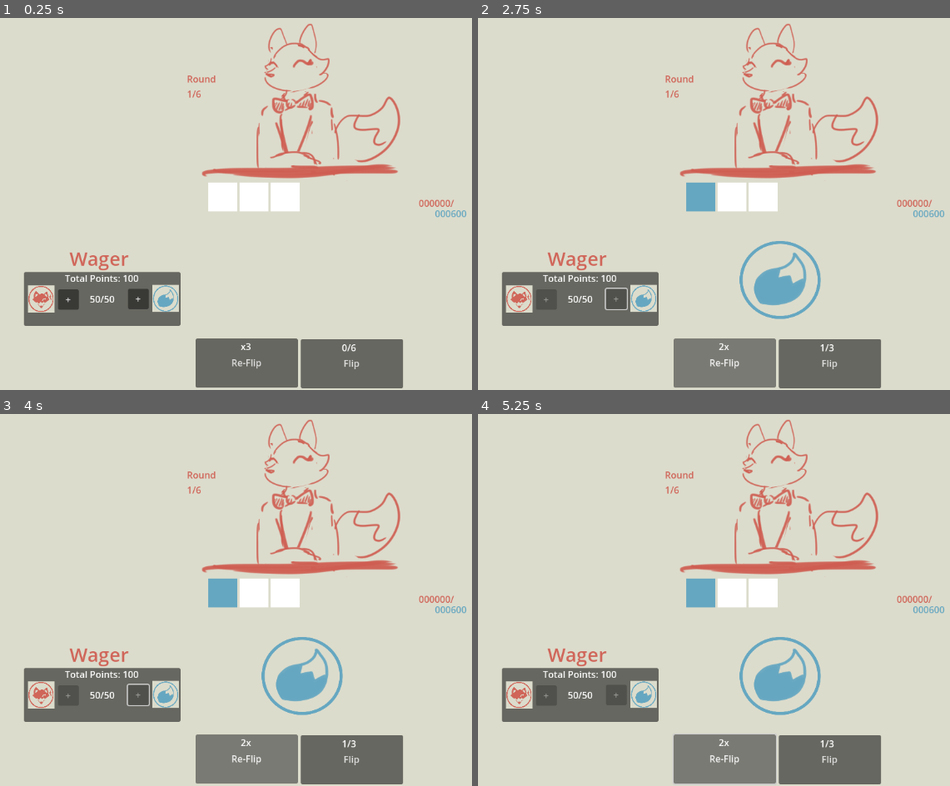
Above: before the commit, frames 1-4 (two rows, left to right).
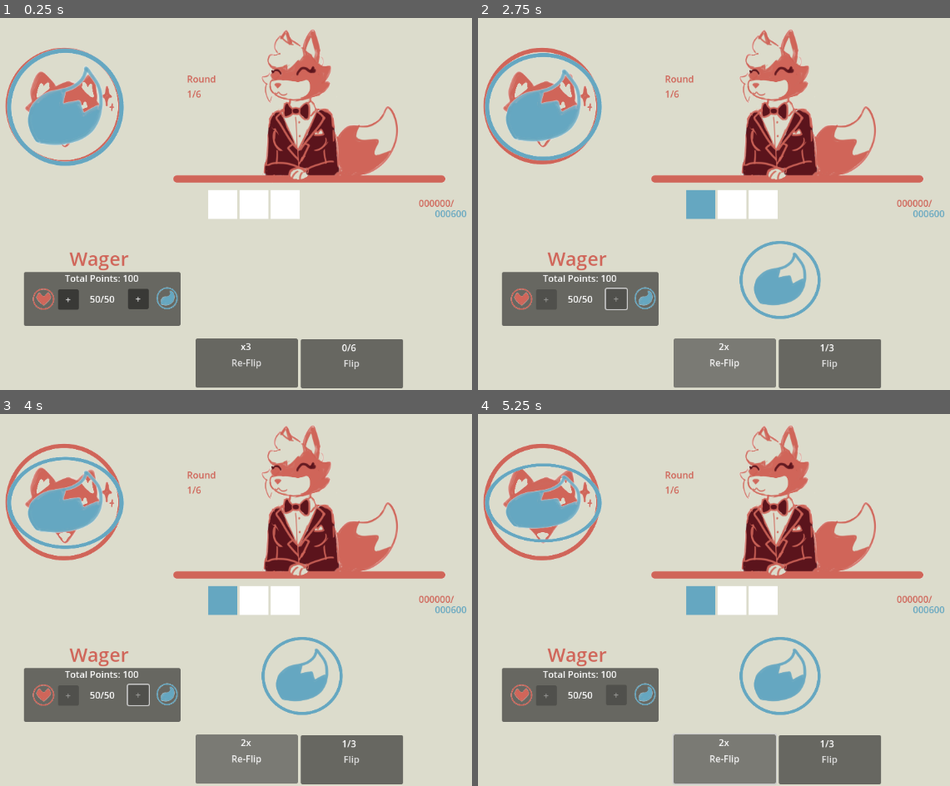
Above: after the commit, the same moments.

Repository: LeslieLlama/foxflipper
Game: Godot game, scene res://Scenes/main_game.tscn
Same seed, same stepped clock (60 frames per second), same inputs: the game is played once before the commit and once after it.
Inputs:
- Up to frame 1 (0.25 s): no input
- Up to frame 2 (2.75 s): click "Flip" at 0.5 s; click "Re-Flip" at 1.25 s; tap Enter at 2 s; hold Up from 2.03 s (still down)
- Up to frame 3 (4 s): release Up at 2.78 s; hold Down 2.78-3.53 s; hold Up from 3.53 s (still down)
- Up to frame 4 (5.25 s): release Up at 5.03 s; hold Down from 5.03 s (still down)

The runs differ from the first frame. In frame 1, 12% of the frame differs, in the area x 1-95%, y 1-80%; in frame 2, 12%; in frame 3, 12%; in frame 4, 12%.

Commit message:
New Sprites, coin flip animation
added some new sprites, cropped individually to be used as texture nodes, and programmed a simple coin flipping animation using tweens.

Diff:
--- a/Scenes/main_game.tscn
+++ b/Scenes/main_game.tscn
@@ -1,7 +1,12 @@
-[gd_scene load_steps=3 format=3 uid="uid://bn0o5gyjoo4un"]
+[gd_scene load_steps=8 format=3 uid="uid://bn0o5gyjoo4un"]
 
 [ext_resource type="Texture2D" uid="uid://b251l5ytmfywh" path="res://Sprites/FoxCoinConcepts.png" id="1_ch256"]
 [ext_resource type="Script" path="res://Scripts/main_game.gd" id="1_k015l"]
+[ext_resource type="Texture2D" uid="uid://dl66pahmplk71" path="res://Sprites/FoxCoin_Dealer.png" id="2_uijv0"]
+[ext_resource type="Texture2D" uid="uid://ckhk7e4lj27yr" path="res://Sprites/FoxCoinConcepts_Heads.png" id="3_u33ss"]
+[ext_resource type="Texture2D" uid="uid://dyayargx7nk40" path="res://Sprites/FoxCoinConcepts_Tails.png" id="4_edq3u"]
+[ext_resource type="Texture2D" uid="uid://cfsfmhokr0lvf" path="res://Sprites/FoxCoins_headsSmall.png" id="4_xmn38"]
+[ext_resource type="Texture2D" uid="uid://rbhka5f6qjh5" path="res://Sprites/FoxCoins_tailsSmall.png" id="5_xrxib"]
 
 [node name="MainGame" type="Control"]
 layout_mode = 3
@@ -22,12 +27,47 @@
 grow_vertical = 2
 color = Color(0.862745, 0.862745, 0.8, 1)
 
-[node name="DealerSprite" type="Sprite2D" parent="."]
-position = Vector2(594, 150.75)
-scale = Vector2(0.537356, 0.51692)
-texture = ExtResource("1_ch256")
-region_enabled = true
-region_rect = Rect2(563.32, 119.946, 696.667, 591.631)
+[node name="Dealer" type="TextureRect" parent="."]
+offset_left = 357.0
+offset_top = 12.0
+offset_right = 847.0
+offset_bottom = 297.0
+texture = ExtResource("2_uijv0")
+expand_mode = 1
+
+[node name="CoinHeadsSide" type="TextureRect" parent="."]
+layout_mode = 1
+anchors_preset = 8
+anchor_left = 0.5
+anchor_top = 0.5
+anchor_right = 0.5
+anchor_bottom = 0.5
+offset_left = -506.0
+offset_top = -274.0
+offset_right = -286.0
+offset_bottom = -54.0
+grow_horizontal = 2
+grow_vertical = 2
+pivot_offset = Vector2(110, 110)
+texture = ExtResource("3_u33ss")
+expand_mode = 1
+
+[node name="CoinTailsSide" type="TextureRect" parent="."]
+layout_mode = 1
+anchors_preset = 8
+anchor_left = 0.5
+anchor_top = 0.5
+anchor_right = 0.5
+anchor_bottom = 0.5
+offset_left = -501.5
+offset_top = -271.5
+offset_right = -290.5
+offset_bottom = -56.5
+grow_horizontal = 2
+grow_vertical = 2
+pivot_offset = Vector2(105, 105)
+texture = ExtResource("4_edq3u")
+expand_mode = 1
 
 [node name="TailsCoinSprite" type="Sprite2D" parent="."]
 position = Vector2(591.117, 458.026)
@@ -102,9 +142,9 @@
 anchor_right = 0.5
 anchor_bottom = 0.5
 offset_left = -148.0
-offset_top = -35.0
+offset_top = -22.0
 offset_right = 172.0
-offset_bottom = 177.0
+offset_bottom = 190.0
 grow_horizontal = 2
 grow_vertical = 2
 columns = 6
@@ -187,19 +227,23 @@
 grow_vertical = 2
 text = "50/50"
 
-[node name="HeadsCoinSprite" type="Sprite2D" parent="CoinBetting"]
-position = Vector2(29.9508, 46.6346)
+[node name="HeadsCoinSprite" type="TextureRect" parent="CoinBetting"]
+layout_mode = 0
+offset_left = 13.9999
+offset_top = 27.0
+offset_right = 390.0
+offset_bottom = 389.0
 scale = Vector2(0.1065, 0.110442)
-texture = ExtResource("1_ch256")
-region_enabled = true
-region_rect = Rect2(30.0001, 466, 431, 422)
-
-[node name="HeadsCoinSprite2" type="Sprite2D" parent="CoinBetting"]
-position = Vector2(244.951, 45.6346)
+texture = ExtResource("4_xmn38")
+
+[node name="TailsCoinSprite" type="TextureRect" parent="CoinBetting"]
+layout_mode = 0
+offset_left = 228.0
+offset_top = 25.0
+offset_right = 594.0
+offset_bottom = 393.0
 scale = Vector2(0.1065, 0.110442)
-texture = ExtResource("1_ch256")
-region_enabled = true
-region_rect = Rect2(23.8801, 25.8944, 430.489, 428.718)
+texture = ExtResource("5_xrxib")
 
 [node name="AddTails" type="Button" parent="CoinBetting"]
 layout_mode = 1
--- a/Scripts/main_game.gd
+++ b/Scripts/main_game.gd
@@ -22,6 +22,8 @@
 
 enum GameState {MENU,BETTING,SCORING,SHOP,GAME_OVER}
 var CurrentGameState = GameState.BETTING
+
+var tween
 
 @onready var CoinHistoryNode = $CoinFlipHistory
 @onready var NextCoinButton = $NextCoinButton
@@ -35,6 +37,11 @@
 		_add_coin()
 	#CoinHistorySprites = CoinHistoryNode.get_children()
 
+func _process(delta: float) -> void:
+	if Input.is_key_pressed(KEY_UP):
+		_coin_flip_animation(true)
+	if Input.is_key_pressed(KEY_DOWN):
+		_coin_flip_animation(false)
 
 func _on_next_coin_button_button_up() -> void:
 	if CurrentGameState == GameState.SHOP:
@@ -53,7 +60,20 @@
 		CurrentGameState = GameState.SHOP
 		NextCoinButton.text = "Next Round"
 
-
+func _coin_flip_animation(heads : bool):
+	if tween:
+		tween.kill()
+	tween = get_tree().create_tween().bind_node(self)
+	tween.tween_property($CoinTailsSide, "scale", Vector2(1,0), 0.1).set_trans(Tween.TRANS_QUINT)
+	tween.tween_property($CoinHeadsSide, "scale", Vector2(1,1), 0.1).set_trans(Tween.TRANS_QUINT)
+	tween.tween_property($CoinHeadsSide, "scale", Vector2(1,0), 0.1).set_trans(Tween.TRANS_QUINT)
+	tween.tween_property($CoinTailsSide, "scale", Vector2(1,1), 0.1).set_trans(Tween.TRANS_QUINT)
+	if heads == true:
+		tween.tween_property($CoinTailsSide, "scale", Vector2(1,0), 0.2).set_trans(Tween.TRANS_QUINT)
+		tween.tween_property($CoinHeadsSide, "scale", Vector2(1,1), 0.2).set_trans(Tween.TRANS_QUINT)
+	else:
+		tween.tween_property($CoinHeadsSide, "scale", Vector2(1,0), 0.2).set_trans(Tween.TRANS_QUINT)
+		tween.tween_property($CoinTailsSide, "scale", Vector2(1,1), 0.2).set_trans(Tween.TRANS_QUINT)
 
 func _on_re_do_coin_button_button_up() -> void:
 	if reflipCount >= 1:
Binary file added: Sprites/FoxCoinConcepts_Heads.png
Not shown, added: Sprites/FoxCoinConcepts_Heads.png.import
Binary file added: Sprites/FoxCoinConcepts_Tails.png
Not shown, added: Sprites/FoxCoinConcepts_Tails.png.import
Binary file added: Sprites/FoxCoin_Dealer.png
Not shown, added: Sprites/FoxCoin_Dealer.png.import
Binary file added: Sprites/FoxCoins_empty.png
Not shown, added: Sprites/FoxCoins_empty.png.import
Binary file added: Sprites/FoxCoins_headsSmall.png
Not shown, added: Sprites/FoxCoins_headsSmall.png.import
Binary file added: Sprites/FoxCoins_tailsSmall.png
Not shown, added: Sprites/FoxCoins_tailsSmall.png.import
